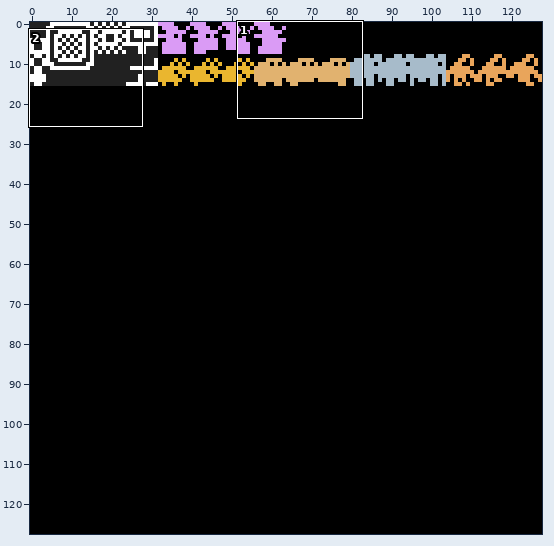
A sprite sheet gets an edit: src/data/graphics.png. Above, an overview of the earlier version with the close-up marked.
Close-up. Old version:
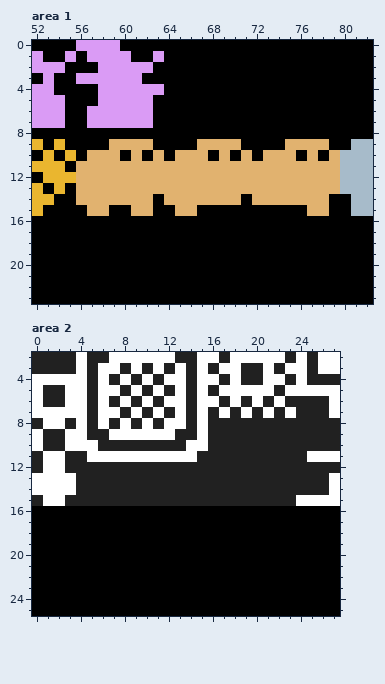
The file is 128x128 pixels. Shown: area 1: x 52..82, y 0..23; area 2: x 0..27, y 2..25.
After the commit:
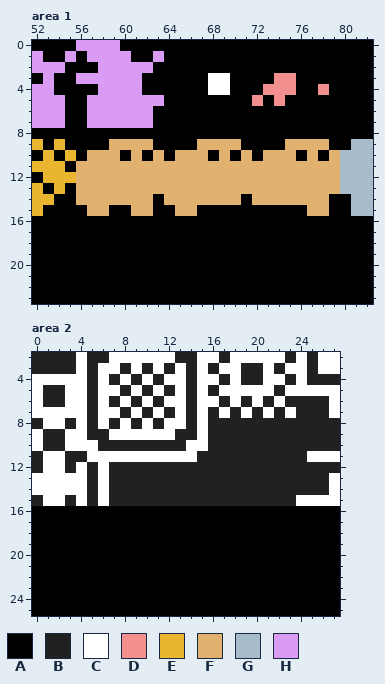
Palette (. is transparent): A #000000  B #212121  C #ffffff  D #f48f8f  E #eab62f  F #e1b26f  G #a7bbca  H #da9bf5
From old to new:
Area 1:
y 3: x 68..69 AA -> CC; x 74..75 AA -> DD
y 4: x 62..63 HH -> AA; x 68..69 AA -> CC; x 73..75 AAA -> DDD; x 78 A -> D
y 5: x 57 A -> H; x 63 A -> H; x 72 A -> D; x 74 A -> D
Area 2:
y 12..15: x 4 B -> C; x 6 B -> C
